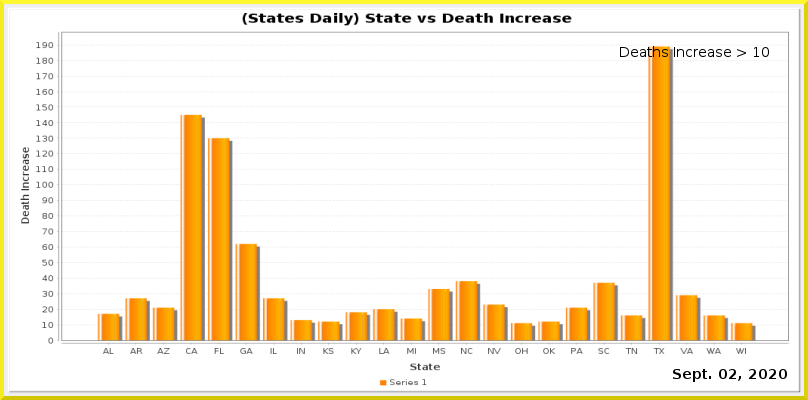
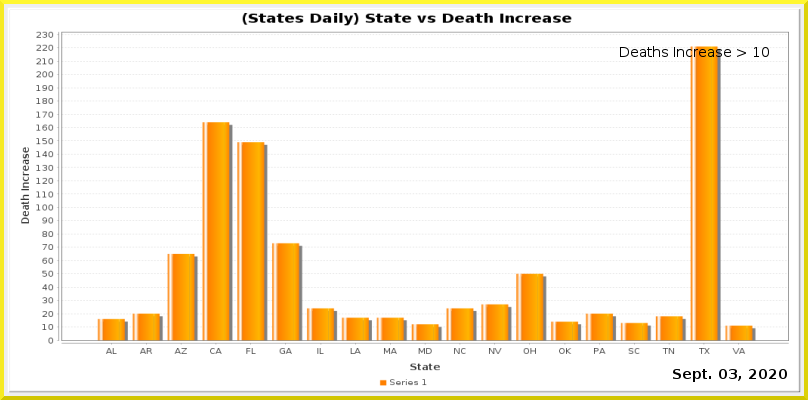
Layer changes from the first 808px x 400px image to the second:
painted on "Current Date" over [729, 369, 737, 379]
painted on "Date_vs_TestIncrease.png" over [36, 31, 789, 354]
